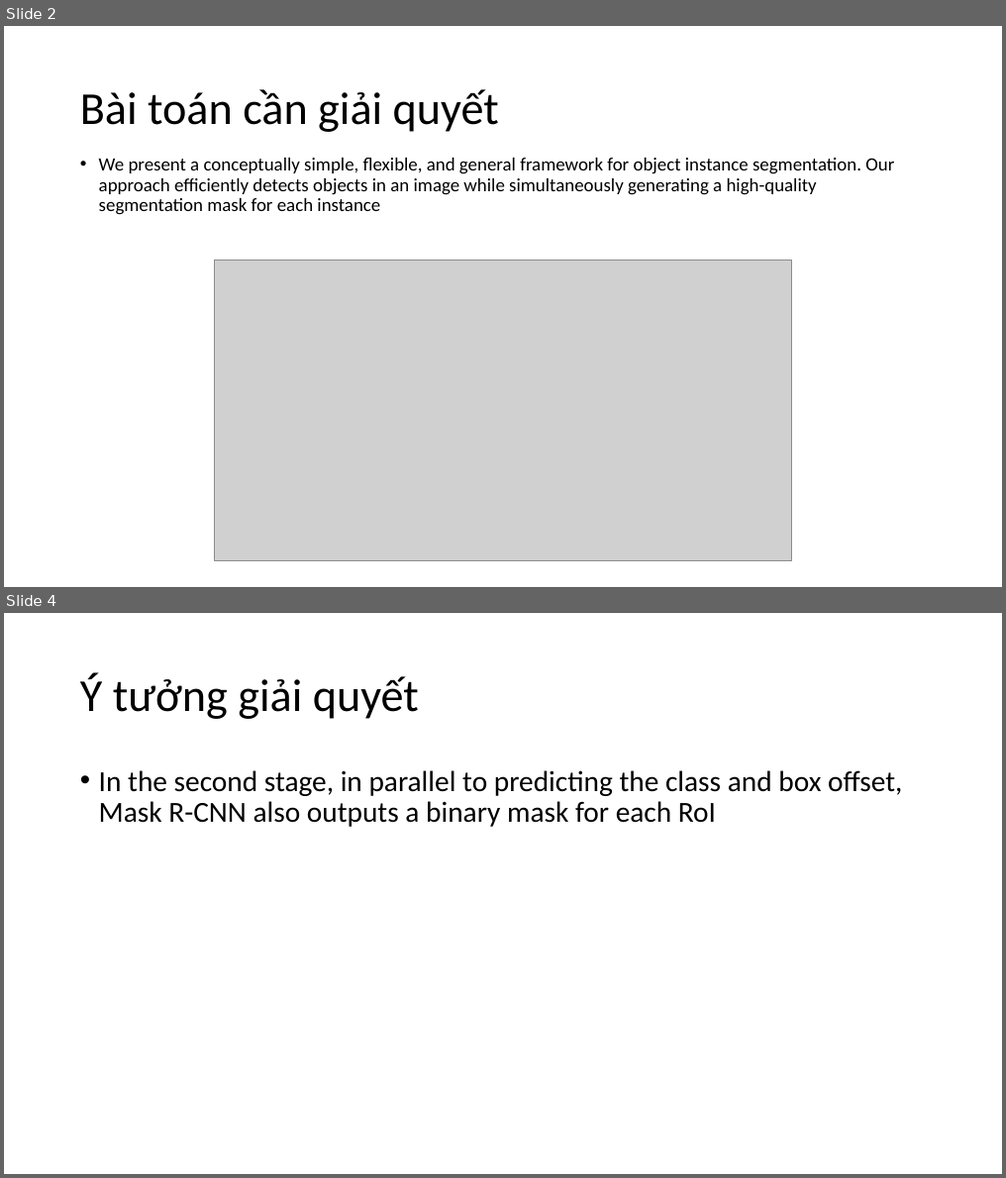
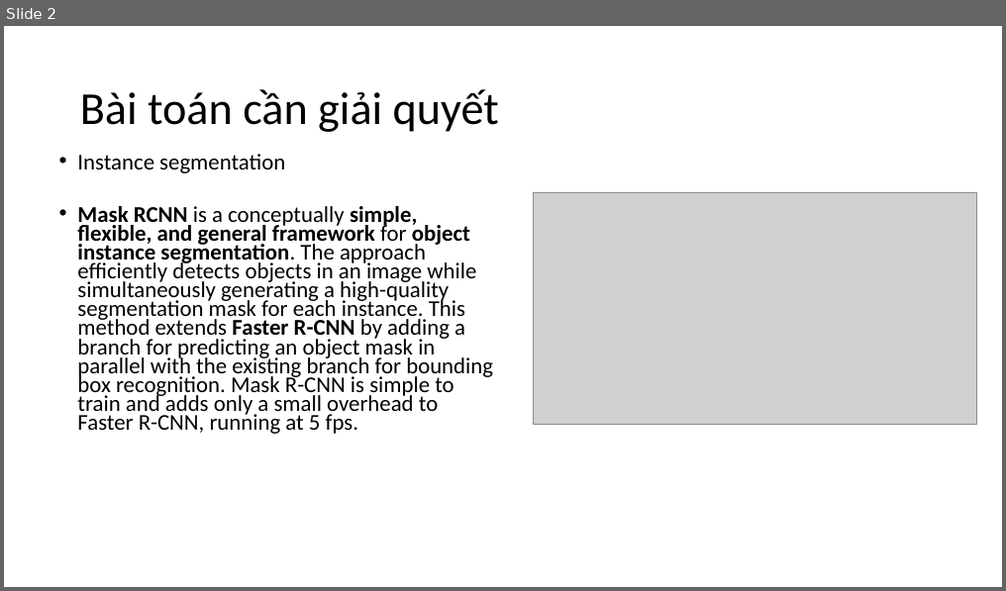
Before and after one commit to quyethv15uit/CS2205.CH1501, a slide deck: QT31.pptx. Shown one above the other, each under a label of ours: slides 2 and 4 before the commit, slide 2 after it; the slides between them are not shown. The pictures are 1006x1178 and 1006x591 pixels, drawn with LibreOffice and Linux fonts; fonts in the diff are those of the drawing; grey boxes stand for pictures. Boxes give left, top, right and bottom in pixels: in the first picture for what was removed or moved away, otherwise in the second. Text is boxed around its words. In the diff, an @@ line names an element or a change of style, - is before the commit and + after.

```diff
--- a/QT31.pptx
+++ b/QT31.pptx
@@ slide 4 removed at [4, 613, 1002, 1174], background #FFFFFF @@
@@ title removed at [80, 673, 419, 719] @@
-Ý tưởng giải quyết
@@ text removed at [99, 770, 902, 827] @@
-• In the second stage, in parallel to predicting the class and box offset, Mask R-CNN also outputs a binary mask for each RoI
@@ slide 2 changed as well @@
@@ text at [77, 154, 493, 434]: text changed; size 18 to 21.7 pt @@
-• We present a conceptually simple, flexible, and general framework for object instance segmentation. Our approach efficiently detects objects in an image while simultaneously generating a high-quality segmentation mask for each instance
+• Instance segmentation
+• Mask RCNN is a conceptually simple, flexible, and general framework for object instance segmentation. The approach efficiently detects objects in an image while simultaneously generating a high-quality segmentation mask for each instance. This method extends Faster R-CNN by adding a branch for predicting an object mask in parallel with the existing branch for bounding box recognition. Mask R-CNN is simple to train and adds only a small overhead to Faster R-CNN, running at 5 fps.
@@ picture: place and size @@
-picture at [214, 260, 792, 562]
+picture at [534, 193, 977, 425]
```
Also in this commit, not shown: 1 other slide changed, 1 slide added, 1 other slide removed.
